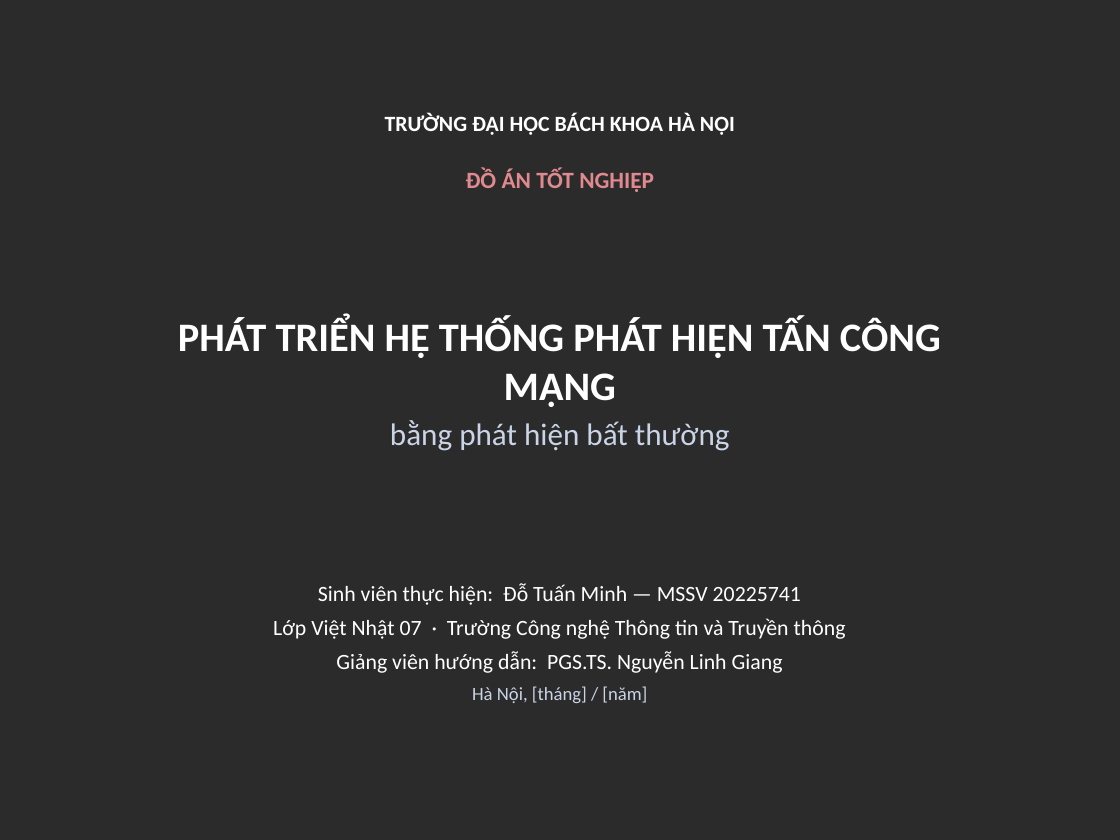
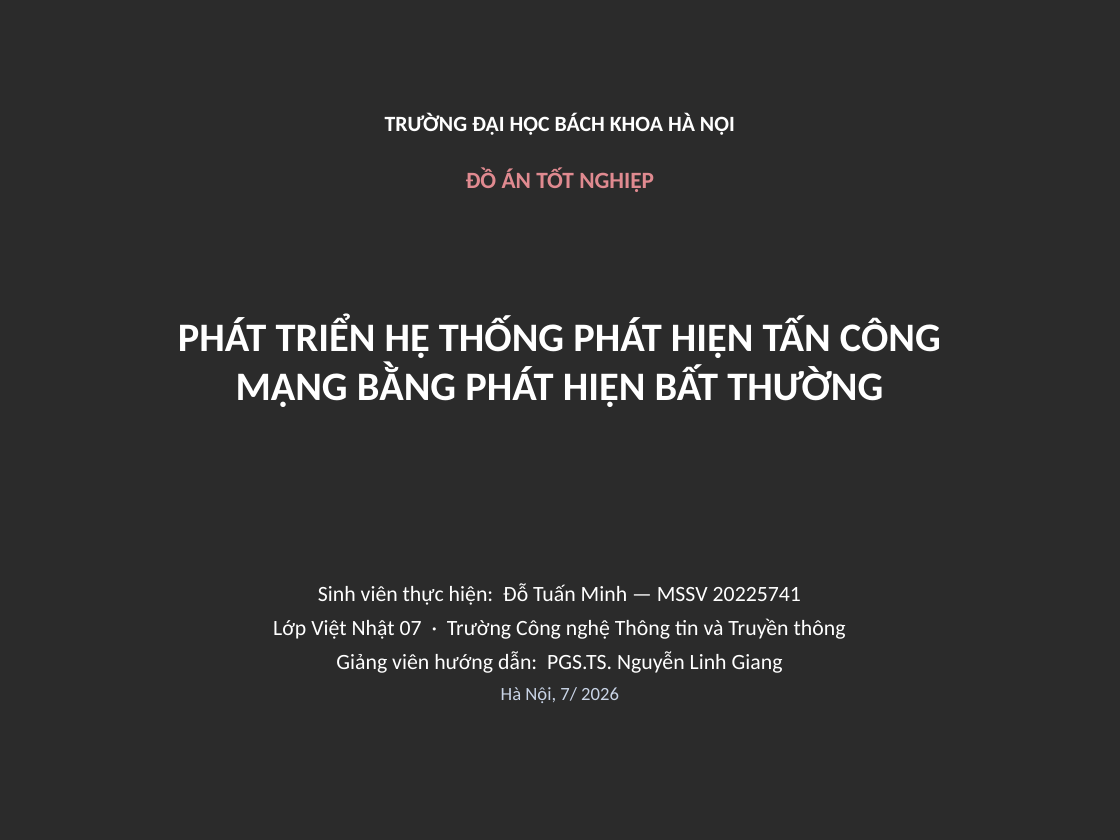
Before and after one commit to hypeaxis/graduation-thesis, a slide deck: slide 1 of BAO_VE_TOT_NGHIEP/Slide_Bao_Ve_HUST.pptx. Drawn at 1120x840 pixels with LibreOffice and Linux fonts; fonts in the diff are those of the drawing; background and template pictures are left out; a plain dark background stands for a picture behind light text. Boxes give left, top, right and bottom in pixels: in the first picture for what was removed or moved away, otherwise in the second. Text is boxed around its words. In the diff, an @@ line names an element or a change of style, - is before the commit and + after.

```diff
--- a/BAO_VE_TOT_NGHIEP/Slide_Bao_Ve_HUST.pptx
+++ b/BAO_VE_TOT_NGHIEP/Slide_Bao_Ve_HUST.pptx
@@ text at (x1=178, y1=317, x2=941, y2=407): text changed @@
-PHÁT TRIỂN HỆ THỐNG PHÁT HIỆN TẤN CÔNG MẠNG
-bằng phát hiện bất thường
+PHÁT TRIỂN HỆ THỐNG PHÁT HIỆN TẤN CÔNG MẠNG BẰNG PHÁT HIỆN BẤT THƯỜNG
@@ text at (x1=501, y1=687, x2=619, y2=703): text changed @@
-Hà Nội, [tháng] / [năm]
+Hà Nội, 7/ 2026
```
Also in this commit, not shown: 2 other slides changed.
